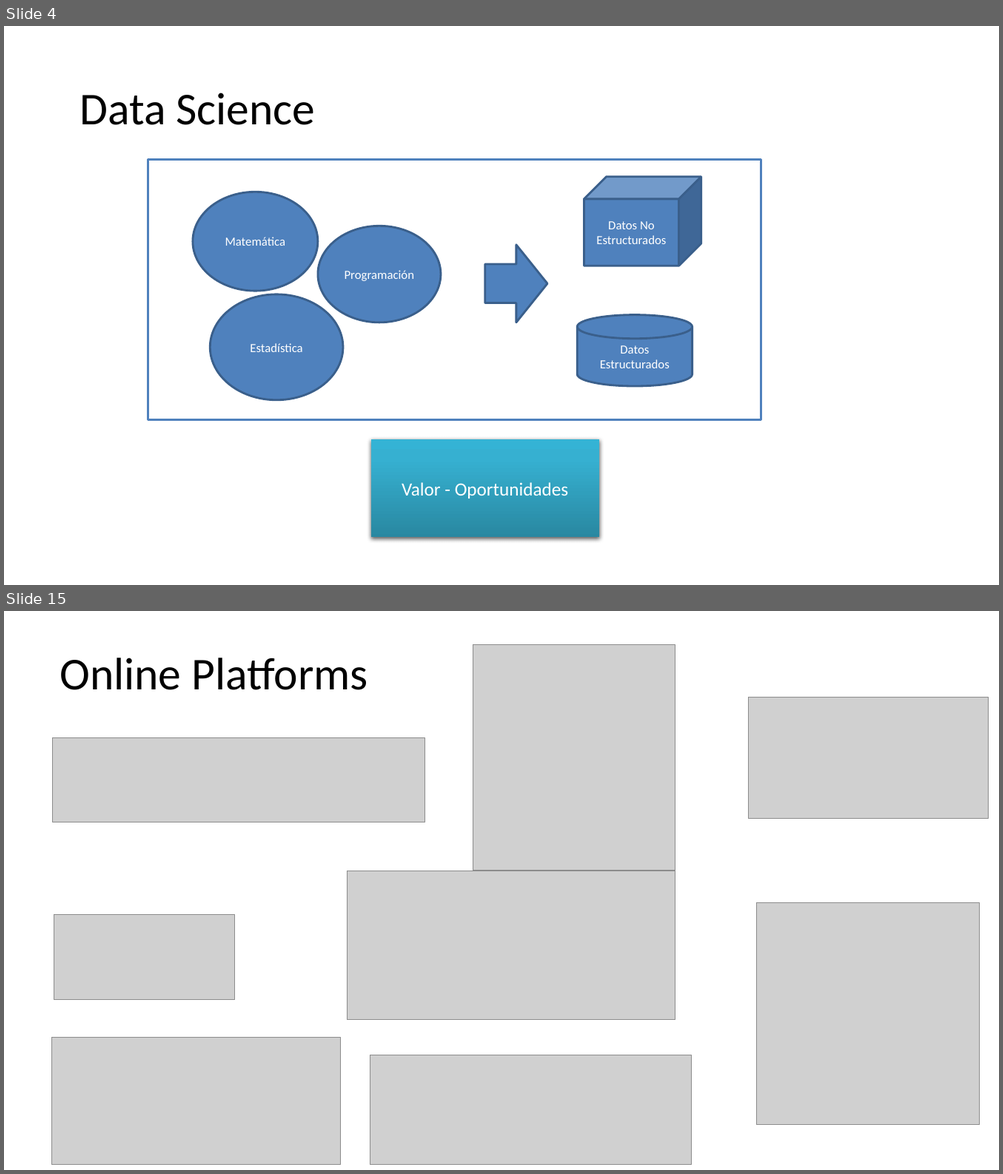
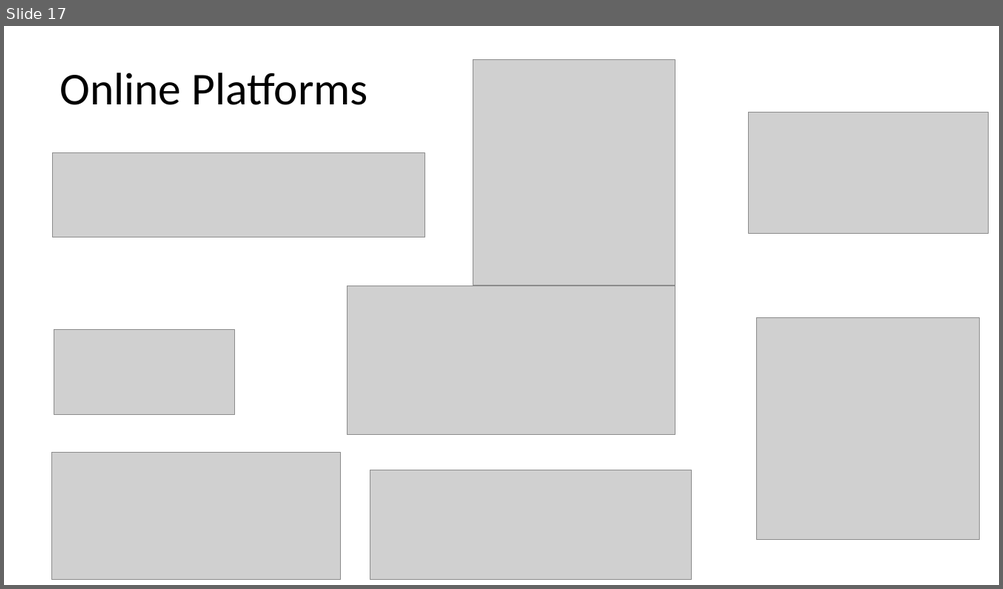
Before and after one commit to G94/CodeHunters_IntroduccionDS_01, a slide deck: Introducción al Análisis de Datos - 01.pptx. Shown one above the other, each under a label of ours: slides 4 and 15 before the commit, slide 17 after it; the slides between them are not shown. The pictures are 1003x1174 and 1003x589 pixels, drawn with LibreOffice and Linux fonts; fonts in the diff are those of the drawing; grey boxes stand for pictures. Boxes give left, top, right and bottom in pixels: in the first picture for what was removed or moved away, otherwise in the second. Text is boxed around its words. In the diff, an @@ line names an element or a change of style, - is before the commit and + after.

```diff
--- a/Introducción al Análisis de Datos - 01.pptx
+++ b/Introducción al Análisis de Datos - 01.pptx
@@ slide 4 removed at (4, 26, 999, 585), background #FFFFFF @@
@@ text removed at (79, 93, 315, 125) @@
-Data Science
@@ rectangle removed at (148, 159, 760, 420) @@
@@ cube removed at (583, 177, 701, 266) @@
-Datos No
-Estructurados
@@ ellipse removed at (193, 192, 318, 292) @@
-Matemática
@@ ellipse removed at (318, 226, 441, 323) @@
-Programación
@@ right arrow removed at (485, 244, 548, 322) @@
@@ ellipse removed at (210, 295, 343, 400) @@
-Estadística
@@ cylinder removed at (577, 315, 692, 386) @@
-Datos Estructurados
@@ rectangle removed at (371, 440, 600, 538) @@
-Valor - Oportunidades
@@ what was slide 15 is now slide 17 @@
```
Also in this commit, not shown: 10 slides changed, 8 slides added, 4 other slides removed, 1 other file.
